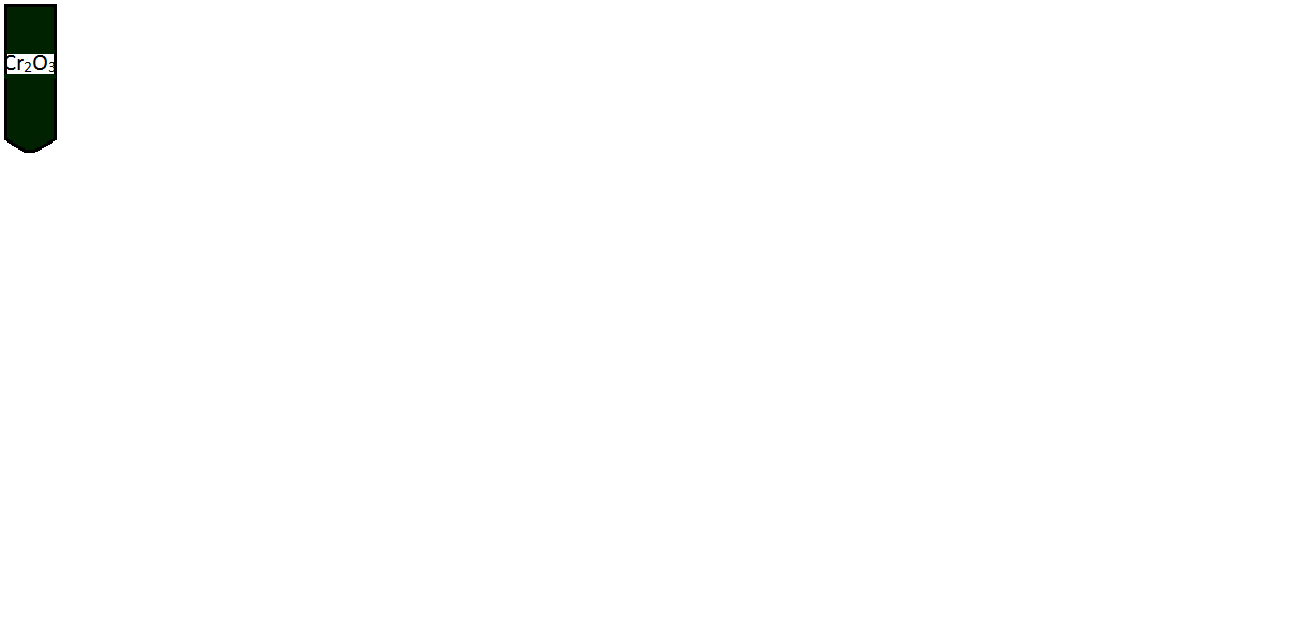
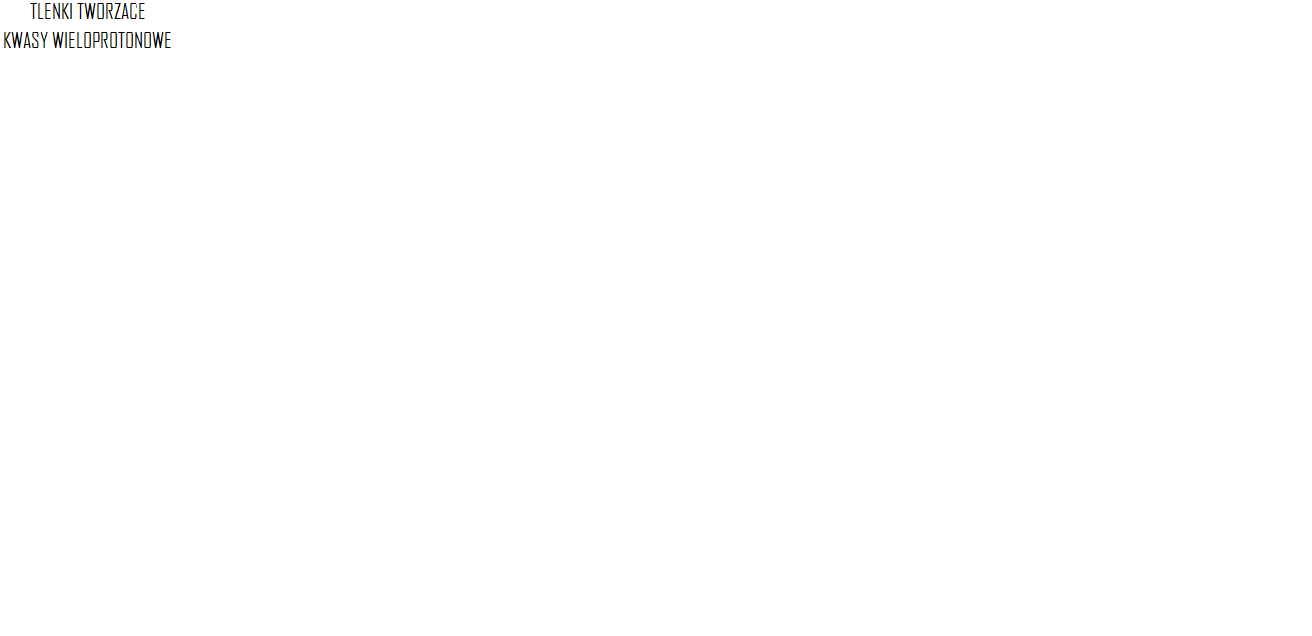
Layers edited between the first and the second 1312×636 image:
added layer "napis4" above "p24" over left=4, top=3, right=171, bottom=48
hid "p24" over left=3, top=4, right=57, bottom=153
